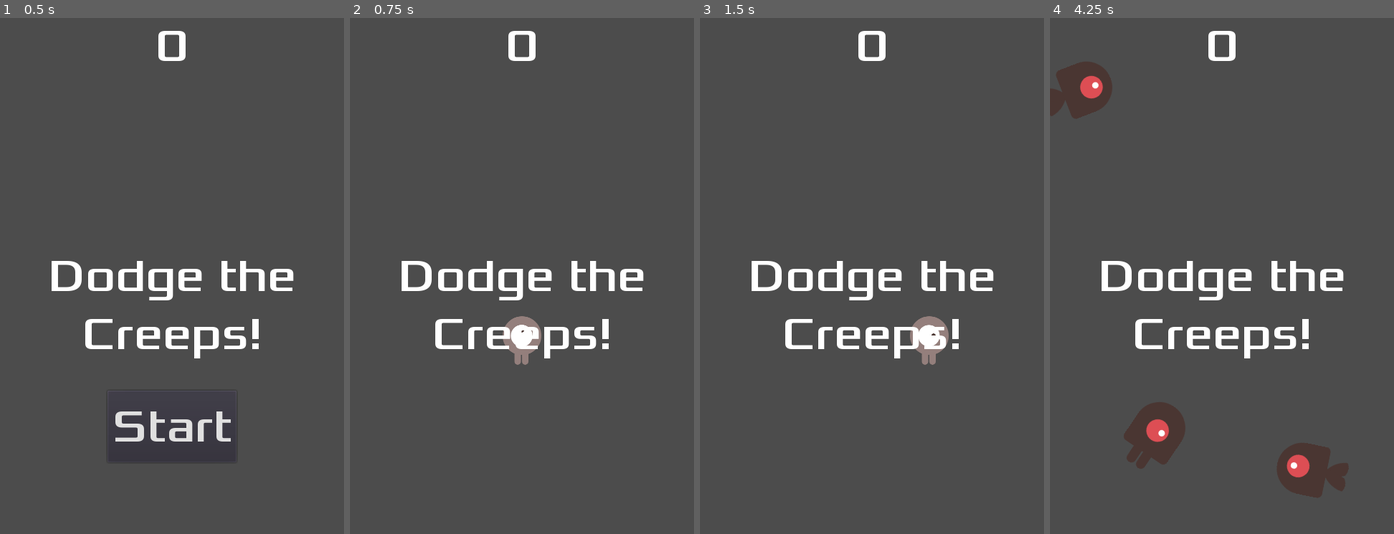
Above: before the commit, frames 1-4 (left to right).
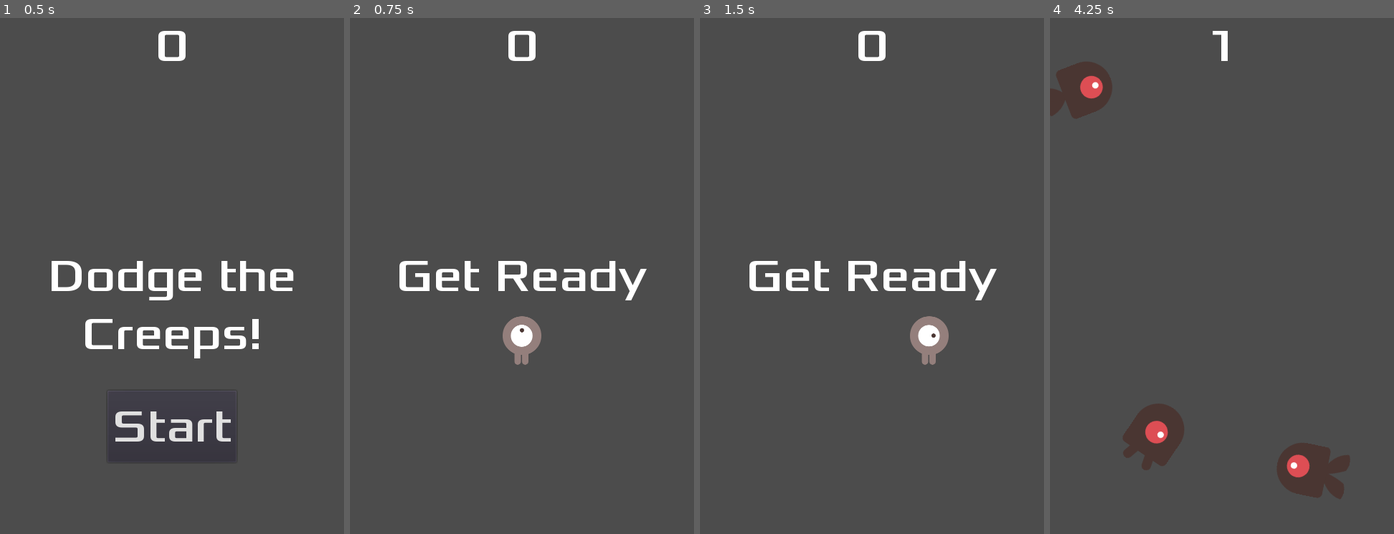
Above: after the commit, the same moments.

Repository: 44351-w22/godot-tutorial-TheMusicMan28
Game: Godot game, scene res://Main.tscn
Two runs of this game, one before a commit and one after it. Both use one fixed random seed, a clock stepped at 60 frames per second and the inputs below.
Inputs:
- Up to frame 1 (0.5 s): no input
- Up to frame 2 (0.75 s): click "Start" at 0.5 s
- Up to frame 3 (1.5 s): tap Enter at 1.25 s; hold Right (ui_right) from 1.28 s (still down)
- Up to frame 4 (4.25 s): release Right (ui_right) at 2.03 s; hold Down (ui_down) 2.03-2.78 s; hold Right (ui_right) 2.78-3.53 s; hold Up (ui_up) from 3.53 s (still down)

Frame 1 is identical in both runs. In frame 2, 2.7% of the frame differs, in the area x 14-87%, y 47-66%; in frame 3, 2.8%; in frame 4, 3.7%, in the area x 15-88%, y 2-94%.

Commit message:
timer

Diff:
--- a/HUD.tscn
+++ b/HUD.tscn
@@ -49,9 +49,9 @@
 "_edit_use_anchors_": false
 }
 
-[node name="Message Timer" type="Timer" parent="."]
+[node name="MessageTimer" type="Timer" parent="."]
 wait_time = 2.0
 one_shot = true
 
 [connection signal="pressed" from="StartButton" to="." method="_on_StartButton_pressed"]
-[connection signal="timeout" from="Message Timer" to="." method="_on_Message_Timer_timeout"]
+[connection signal="timeout" from="MessageTimer" to="." method="_on_Message_Timer_timeout"]
--- a/Main.gd
+++ b/Main.gd
@@ -10,15 +10,19 @@
 func game_over():
 	$ScoreTimer.stop()
 	$MobTimer.stop()
+	$HUD.show_game_over()
 
 func new_game():
 	score = 0
 	$Player.start($StartPosition.position)
 	$StartTimer.start()
+	$HUD.update_score(score)
+	$HUD.show_message('Get Ready')
 
 
 func _on_ScoreTimer_timeout():
 	score += 1
+	$HUD.update_score(score)
 
 
 func _on_StartTimer_timeout():
--- a/Mob.tscn
+++ b/Mob.tscn
@@ -39,6 +39,7 @@
 scale = Vector2( 0.75, 0.75 )
 frames = SubResource( 1 )
 animation = "walk"
+playing = true
 
 [node name="CollisionShape2D" type="CollisionShape2D" parent="."]
 rotation = 1.5708
